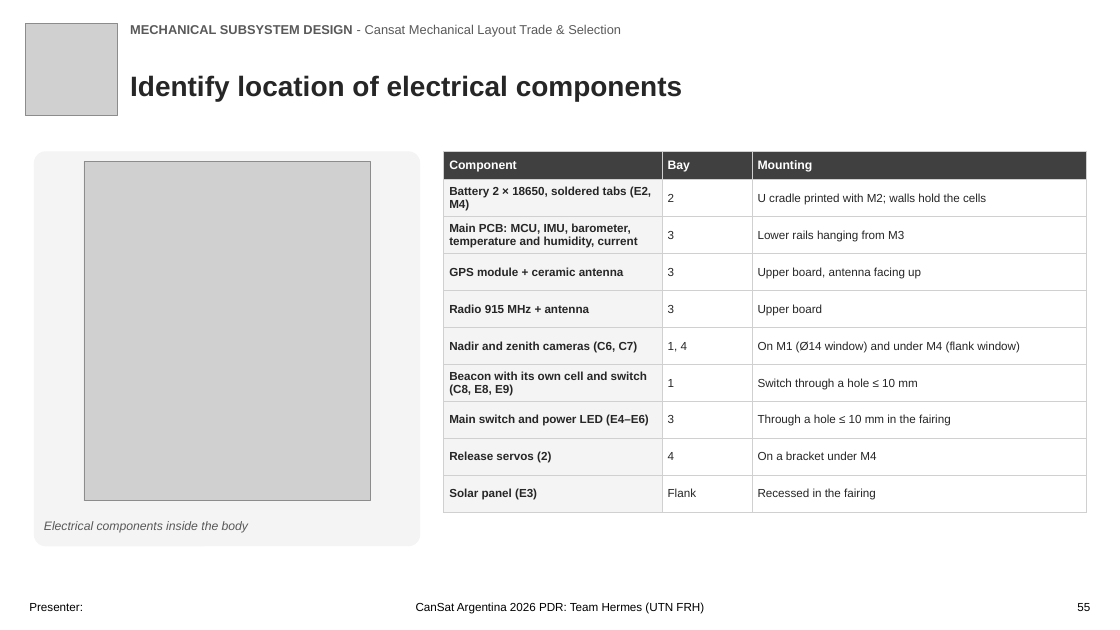
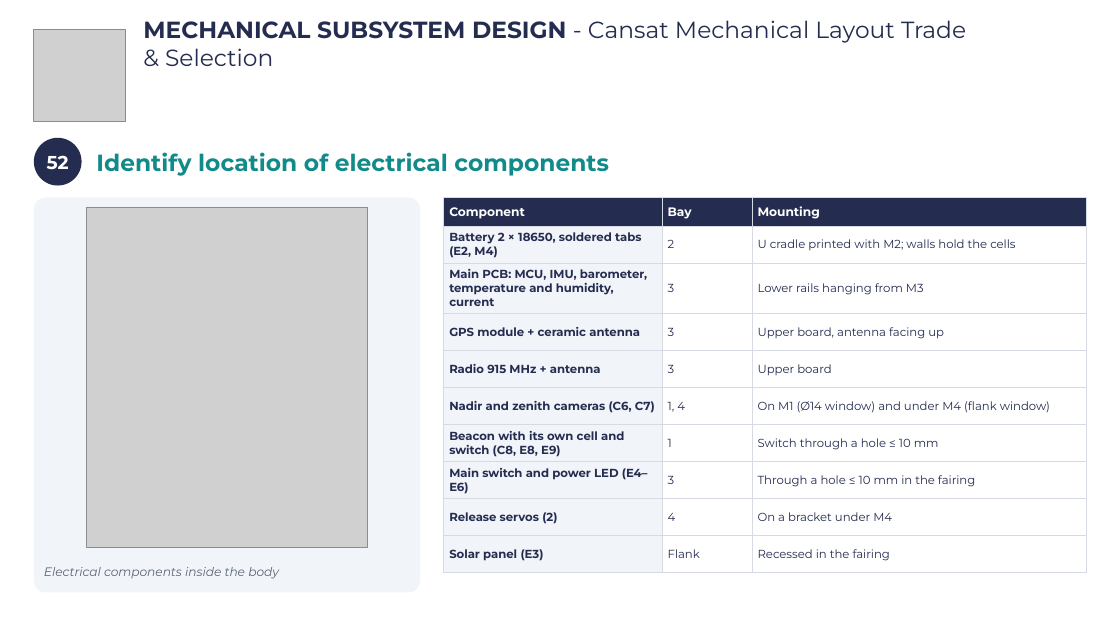
Before and after one commit to Caetano18/proyecto, a slide deck: slide 55 of cansat_pdr/laminas_plantilla/CanSat_PDR_Hermes_completo.pptx. Drawn at 1120x630 pixels with LibreOffice and Linux fonts; fonts in the diff are those of the drawing; grey boxes stand for pictures; background and template pictures are left out. Boxes give left, top, right and bottom in pixels: in the first picture for what was removed or moved away, otherwise in the second. Text is boxed around its words. In the diff, an @@ line names an element or a change of style, - is before the commit and + after.

```diff
--- a/cansat_pdr/laminas_plantilla/CanSat_PDR_Hermes_completo.pptx
+++ b/cansat_pdr/laminas_plantilla/CanSat_PDR_Hermes_completo.pptx
@@ picture: place and size @@
-picture at (25, 24, 118, 116)
+picture at (34, 29, 125, 121)
@@ text "MECHANICAL SUBSYSTEM DESIGN - Cansat ...": place and size @@
-text "MECHANICAL SUBSYSTEM DESIGN - Cansat ..." at (130, 24, 621, 37)
+text "MECHANICAL SUBSYSTEM DESIGN - Cansat ..." at (143, 20, 966, 66)
@@ text "MECHANICAL SUBSYSTEM DESIGN - Cansat ..." at (143, 20, 966, 66): size 11 to 20 pt, font Arial to Montserrat, text colour #595959 to #242C4F @@
@@ ellipse added at (34, 138, 82, 186), fill #242C4F, 16 pt, text #FFFFFF, bold @@
+52
@@ text "Identify location of electrical components": place and size @@
-text "Identify location of electrical components" at (130, 75, 682, 102)
+text "Identify location of electrical components" at (96, 152, 609, 176)
@@ text "Identify location of electrical components" at (96, 152, 609, 176): size 24 to 20 pt, font Arial to Montserrat, text colour #262626 to #138A8A @@
@@ rounded rectangle: place and size @@
-rounded rectangle at (34, 151, 420, 546)
+rounded rectangle at (34, 197, 420, 592)
@@ rounded rectangle at (34, 197, 420, 592): fill #F4F4F4 to #F1F4F9 @@
@@ picture: place and size @@
-picture at (84, 161, 371, 501)
+picture at (87, 208, 367, 547)
@@ table at (444, 197, 1086, 565) @@
@@ fill #404040 to #242C4F in row 1 @@
@@ fill #F4F4F4 to #F1F4F9 in 9 cells @@
@@ font Arial to Montserrat, text colour #262626 to #242C4F @@
@@ borders changed @@
@@ table: place and size @@
-table at (444, 151, 1086, 513)
+table at (444, 197, 1086, 565)
@@ text "Electrical components inside the body": place and size @@
-text "Electrical components inside the body" at (44, 521, 248, 533)
+text "Electrical components inside the body" at (44, 567, 279, 579)
@@ text "Electrical components inside the body" at (44, 567, 279, 579): font Arial to Montserrat, text colour #595959 to #5B6478 @@
@@ text removed at (29, 603, 83, 611) @@
-Presenter:
@@ text removed at (416, 602, 704, 614) @@
-CanSat Argentina 2026 PDR: Team Hermes (UTN FRH)
@@ text removed at (1077, 603, 1090, 611) @@
-55
```
Also in this commit, not shown: 105 other slides changed, 18 other files.
